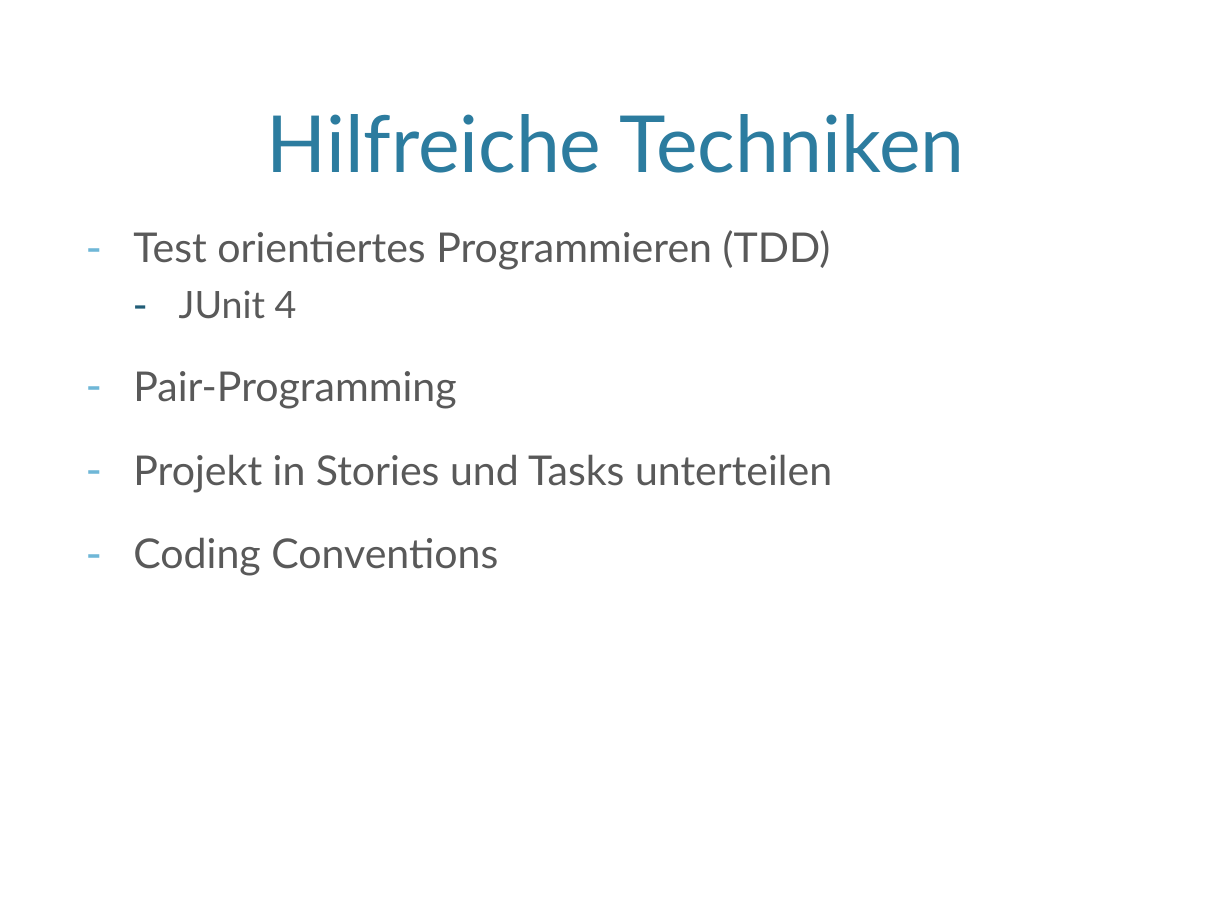
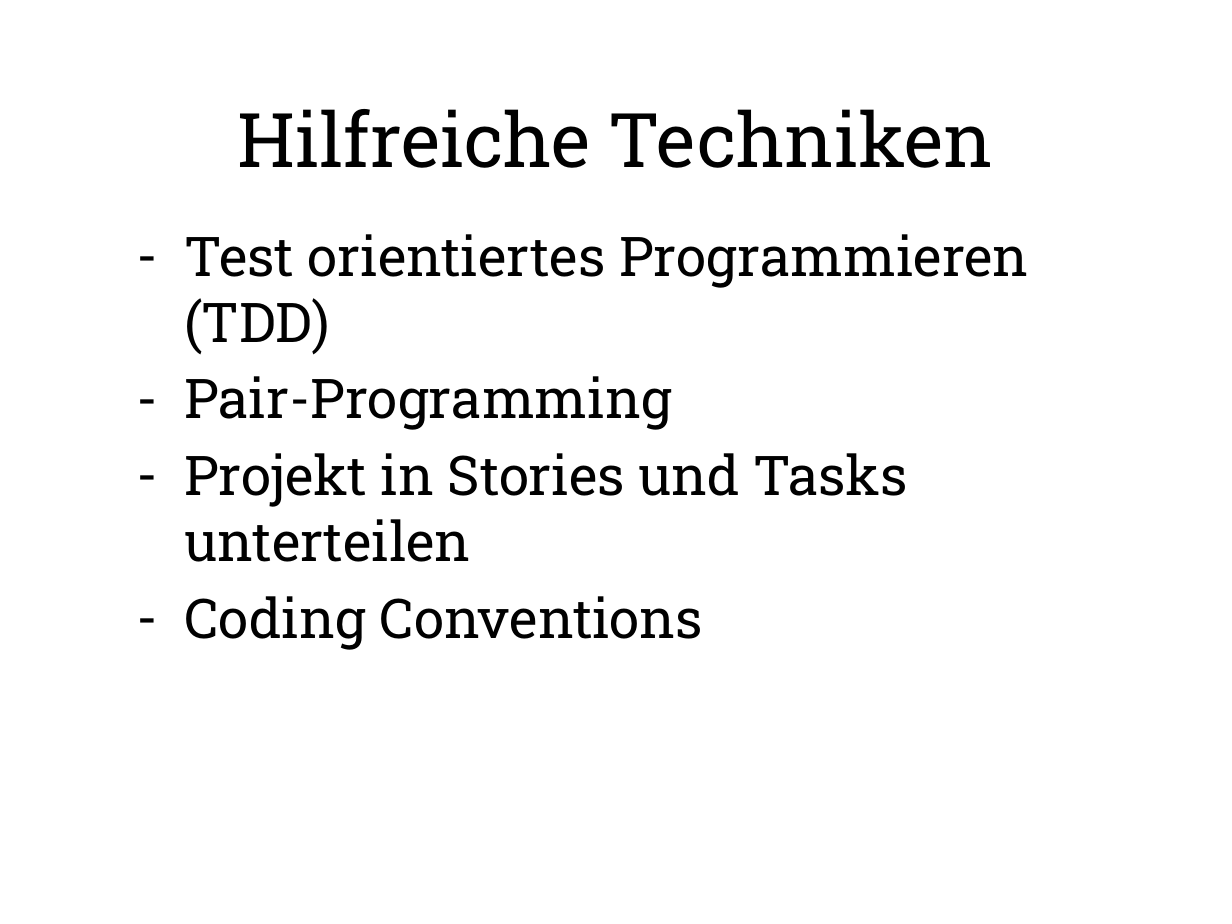
Before and after one commit to SWT-Projektgruppe-2015/Rollenspielmanager, a slide deck: slide 4 of Dokumente/SWT-Vortrag/SWTStudentenVortrag.pptx. Drawn at 1232x924 pixels with LibreOffice and Linux fonts; fonts in the diff are those of the drawing; background and template pictures are left out. Boxes give left, top, right and bottom in pixels: in the first picture for what was removed or moved away, otherwise in the second. Text is boxed around its words. In the diff, an @@ line names an element or a change of style, - is before the commit and + after.

```diff
--- a/Dokumente/SWT-Vortrag/SWTStudentenVortrag.pptx
+++ b/Dokumente/SWT-Vortrag/SWTStudentenVortrag.pptx
@@ title "Hilfreiche Techniken" moved from (x1=267, y1=114, x2=965, y2=173) to (x1=238, y1=109, x2=993, y2=168) @@
@@ title "Hilfreiche Techniken" at (x1=238, y1=109, x2=993, y2=168): size 46 to 44 pt, font Lato to Roboto Slab, text colour #2C7C9F to #000000; vertical alignment bottom to middle @@
@@ text "Test orientiertes Programmieren (TDD)" moved from (x1=133, y1=230, x2=832, y2=576) to (x1=184, y1=234, x2=1029, y2=650) @@
@@ text "Test orientiertes Programmieren (TDD)" at (x1=184, y1=234, x2=1029, y2=650): size 24 to 32 pt, font Lato to Roboto Slab, text colour #595959 to #000000; less space between paragraphs @@
@@ text at (x1=179, y1=290, x2=297, y2=319): paragraph removed @@
-  – JUnit 4
```
Also in this commit, not shown: 7 other slides changed, 1 slide removed.
